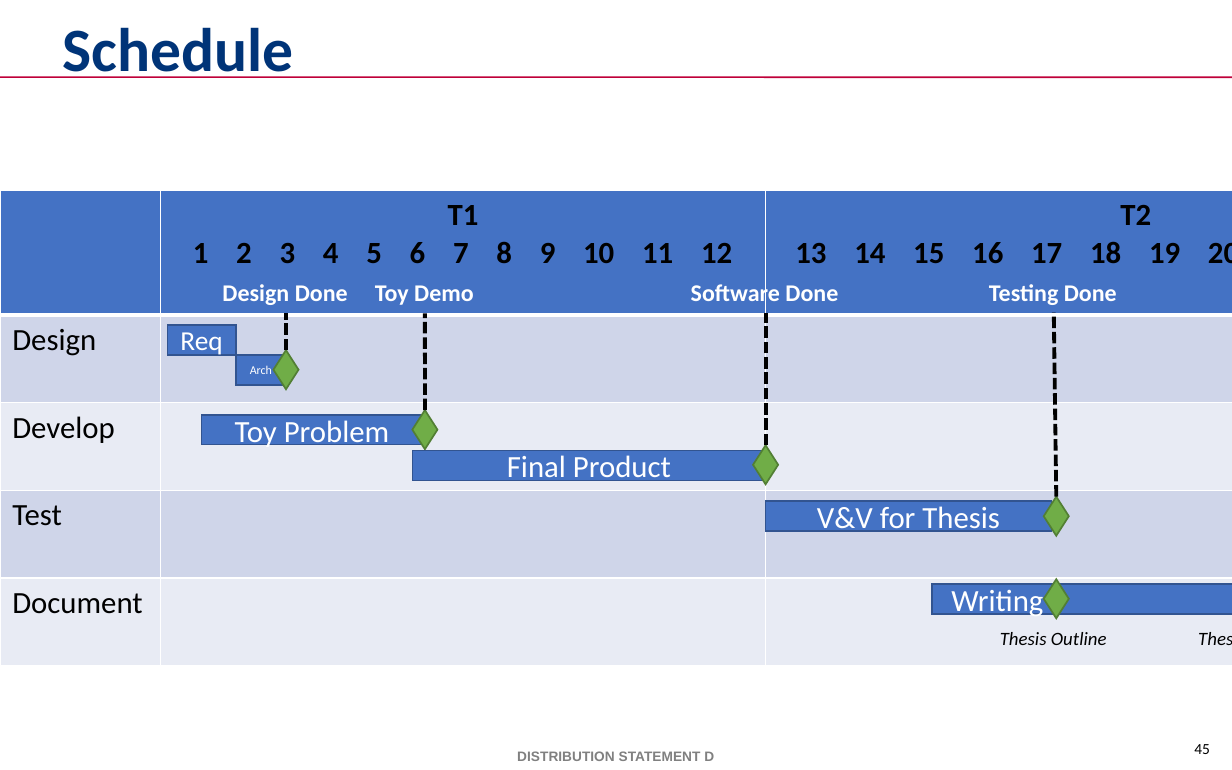
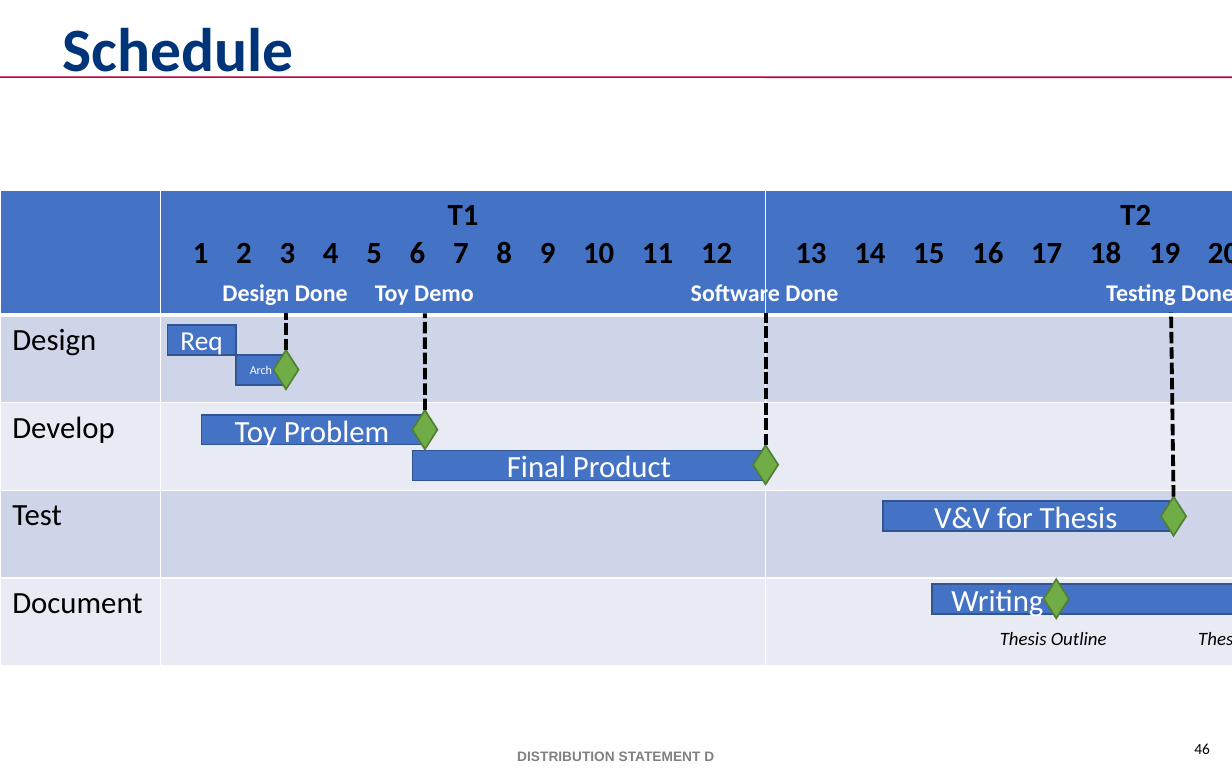
Before and after one commit to mikewkozak/IRE, a slide deck: slide 46 of Documentation/Thesis/Submission Draft/mkozak - Intent Recognition Engine.pptx (slide 45 before the commit). Drawn at 1232x770 pixels with LibreOffice and Linux fonts; fonts in the diff are those of the drawing; background and template pictures are left out. Boxes give left, top, right and bottom in pixels: in the first picture for what was removed or moved away, otherwise in the second. Text is boxed around its words. In the diff, an @@ line names an element or a change of style, - is before the commit and + after.

```diff
--- a/Documentation/Thesis/Submission Draft/mkozak - Intent Recognition Engine.pptx
+++ b/Documentation/Thesis/Submission Draft/mkozak - Intent Recognition Engine.pptx
@@ text "Testing Done": place and size @@
-text "Testing Done" at [989, 284, 1117, 305]
+text "Testing Done" at [1106, 284, 1232, 305]
@@ line moved from (1056, 496) - (1053, 313) to (1174, 496) - (1172, 313) @@
@@ rectangle "V&V for Thesis": place and size @@
-rectangle "V&V for Thesis" at [765, 501, 1051, 531]
+rectangle "V&V for Thesis" at [883, 501, 1169, 531]
@@ diamond: place and size @@
-diamond at [1044, 496, 1068, 536]
+diamond at [1161, 496, 1185, 536]
@@ page number at [1194, 743, 1210, 754]: text changed @@
-45
+46
```
Also in this commit, not shown: 15 other slides changed, 2 slides added, 1 slide removed.
